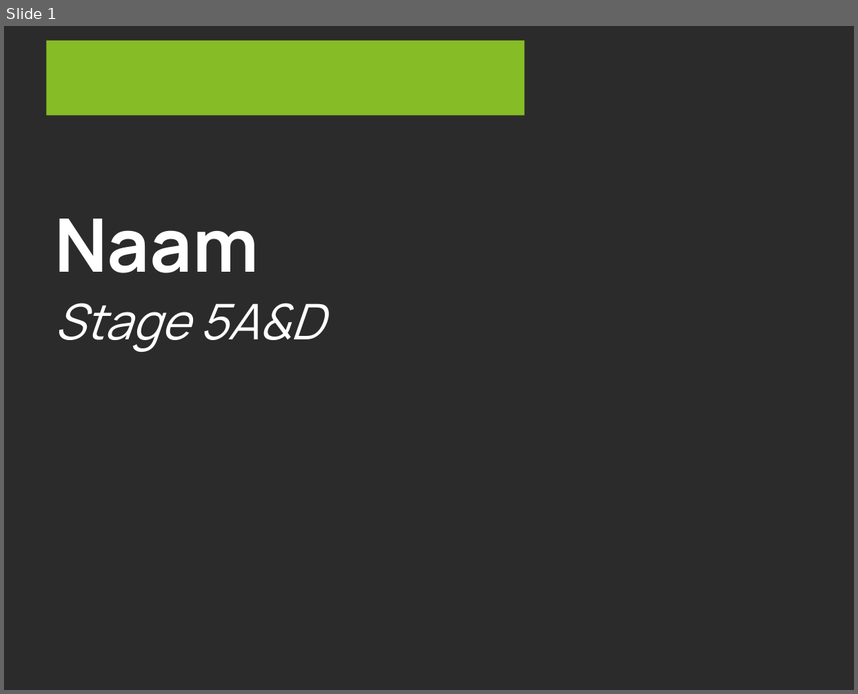
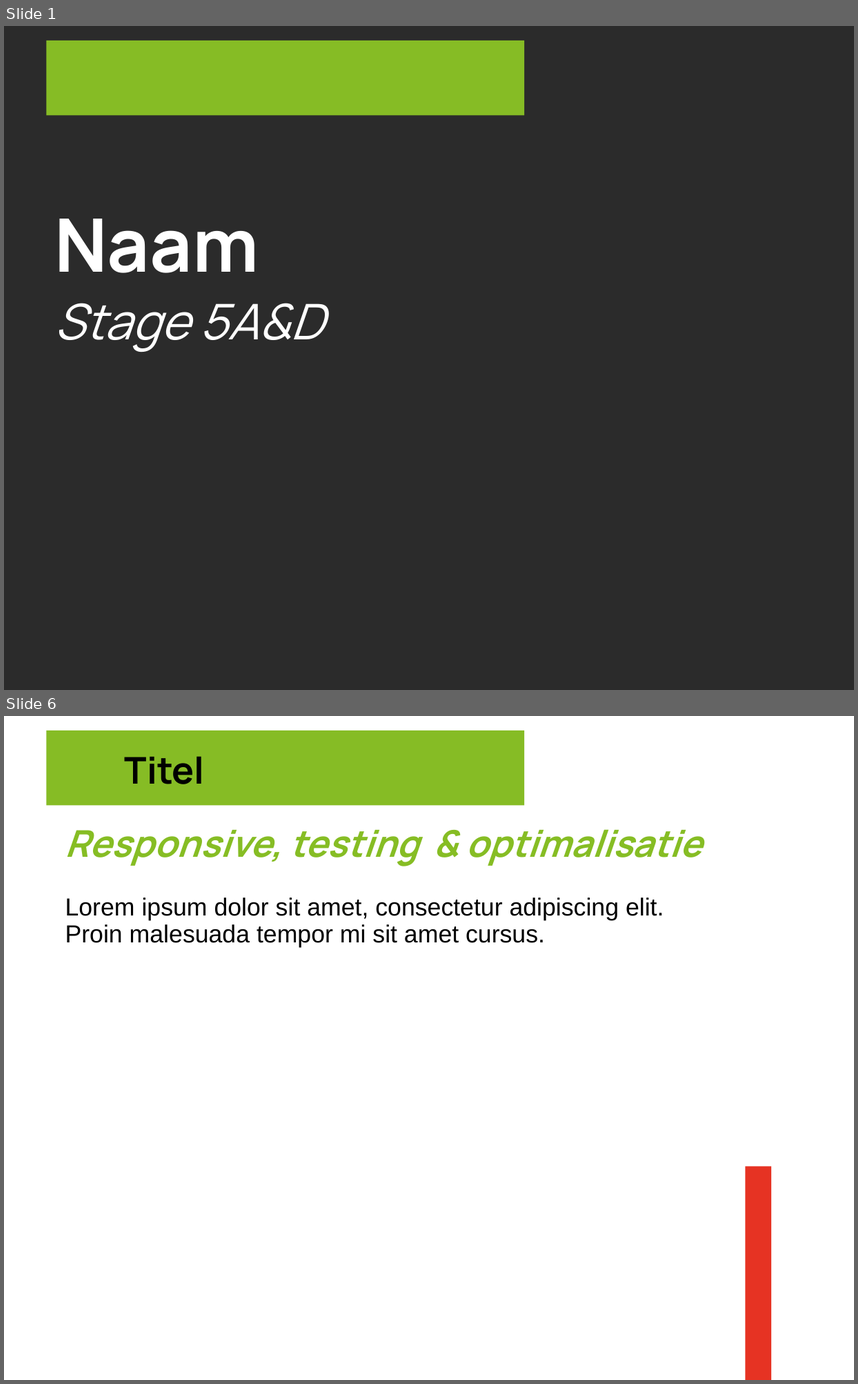
Before and after one commit to HanneMaes/meneermaes, a slide deck: docs/content/stage-5e/downloads/sjabloon-stage-presentatie.pptx. Shown one above the other, each under a label of ours: slide 1 before the commit, slides 1 and 6 after it; the slides between them are not shown. The pictures are 858x694 and 858x1384 pixels, drawn with LibreOffice and Linux fonts; fonts in the diff are those of the drawing; background and template pictures are left out; a plain dark background stands for a picture behind light text. Boxes give left, top, right and bottom in pixels: in the first picture for what was removed or moved away, otherwise in the second. Text is boxed around its words. In the diff, an @@ line names an element or a change of style, - is before the commit and + after.

```diff
--- a/docs/content/stage-5e/downloads/sjabloon-stage-presentatie.pptx
+++ b/docs/content/stage-5e/downloads/sjabloon-stage-presentatie.pptx
@@ slide 6 added at bbox=[4, 716, 854, 1380], background picture (left out); not listed: 1 template element that a slide beside it also shows @@
@@ title added at bbox=[125, 756, 205, 784], 30 pt, text #000000, bold @@
+Titel
@@ title added at bbox=[65, 829, 702, 866], 30 pt, text #86BD24, bold, italic @@
+Responsive, testing & optimalisatie
@@ text added at bbox=[65, 897, 664, 947], 20 pt, text #000000 @@
+Lorem ipsum dolor sit amet, consectetur adipiscing elit. Proin malesuada tempor mi sit amet cursus.
@@ rectangle added at bbox=[745, 1167, 771, 1380], fill #E63323 @@
```
